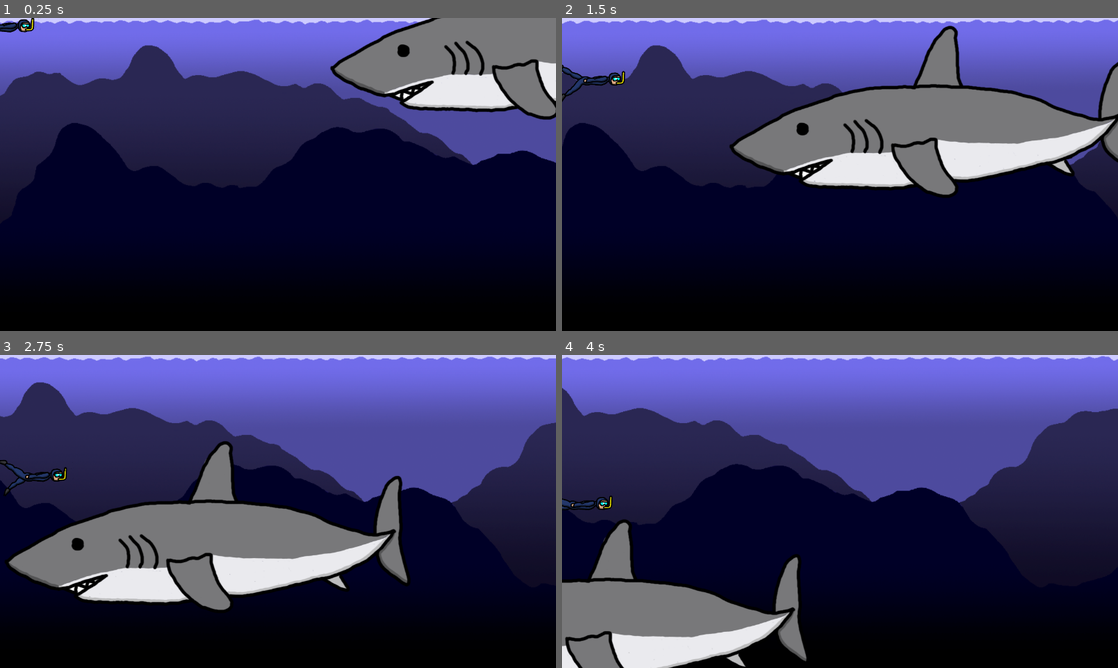
Above: before the commit, frames 1-4 (two rows, left to right).
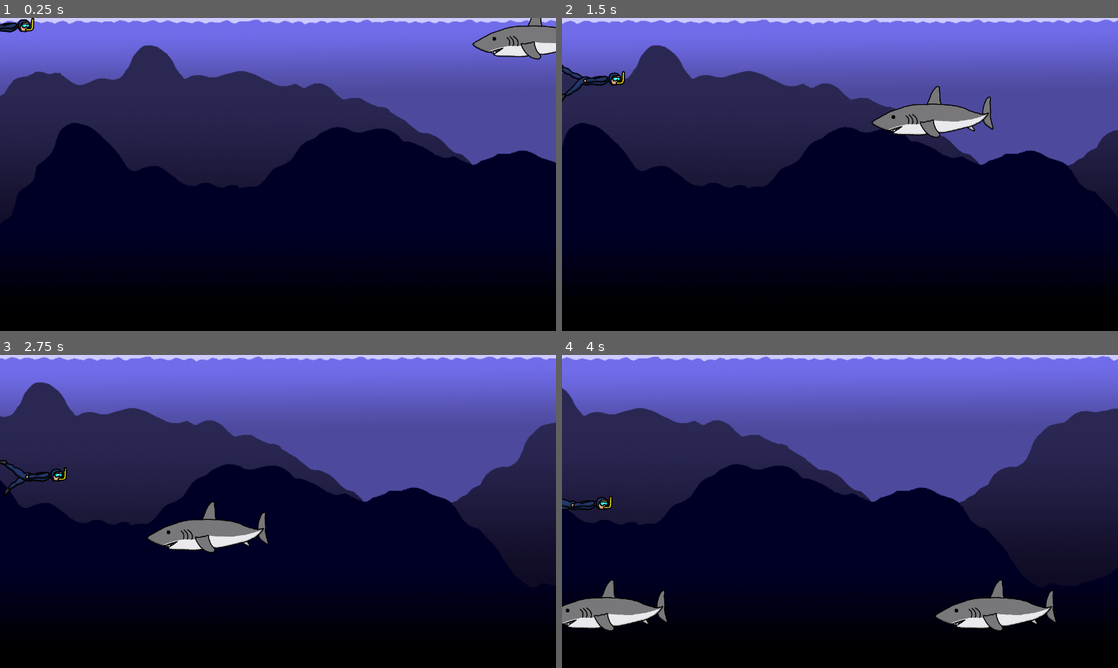
Above: after the commit, the same moments.

Repository: Daisinkaizer/Juego_prototipado
Game: Godot game, scene res://escenas/mundo.tscn
Two runs of this game, one before a commit and one after it. Both use one fixed random seed, a clock stepped at 60 frames per second and the inputs below.
Inputs:
- Up to frame 1 (0.25 s): no input
- Up to frame 2 (1.5 s): hold Right (ui_right) 0.53-1.28 s; hold Left (ui_left) from 1.28 s (still down)
- Up to frame 3 (2.75 s): release Left (ui_left) at 2.03 s; hold Right (ui_right) from 2.03 s (still down)
- Up to frame 4 (4 s): release Right (ui_right) at 2.78 s; hold Up (ui_up) 2.78-3.53 s; hold Left (ui_left) from 3.53 s (still down)

The runs differ from the first frame. In frame 1, 9.3% of the frame differs, in the area x 59-100%, y 0-33%; in frame 2, 18%; in frame 3, 18%, in the area x 0-74%, y 27-82%; in frame 4, 12%.

Commit message:
actualizacion al generador de tiburones

Diff:
--- a/escenas/tiburoncin.tscn
+++ b/escenas/tiburoncin.tscn
@@ -17,9 +17,13 @@
 extents = Vector2( 350.396, 96.0533 )
 
 [node name="tiburoncin" type="AnimatedSprite"]
+scale = Vector2( 0.300464, 0.300464 )
 frames = SubResource( 1 )
 animation = "tiburoncin"
 script = ExtResource( 4 )
+__meta__ = {
+"_edit_group_": true
+}
 
 [node name="Area2D" type="Area2D" parent="."]
 
--- a/generador_T.gd
+++ b/generador_T.gd
@@ -3,7 +3,7 @@
 var Objetivo = preload("res://escenas/tiburoncin.tscn")
 
 func _ready():
-	$Timer.start(5)
+	$Timer.start(3)
 	var objetivoInstancia = Objetivo.instance()
 	add_child(objetivoInstancia)
 	pass
